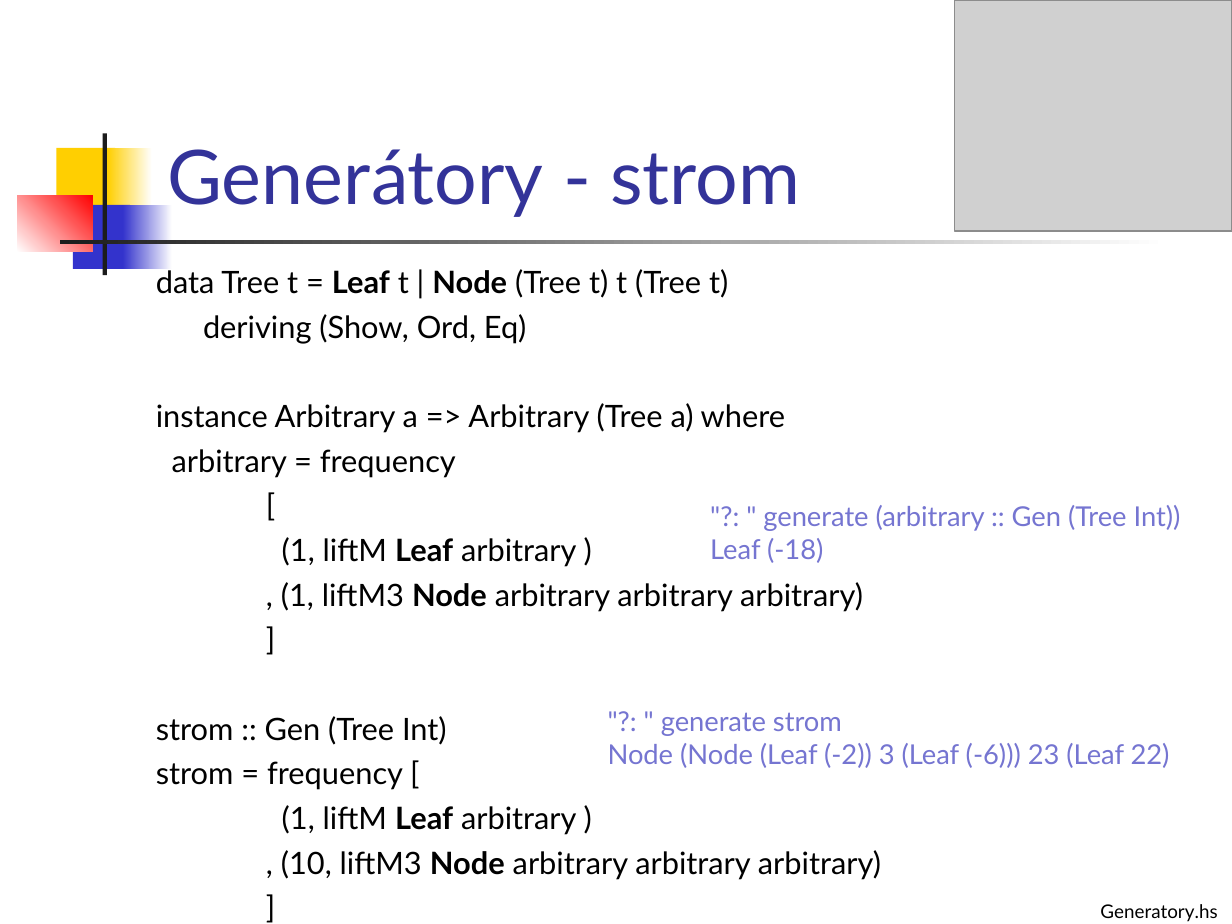
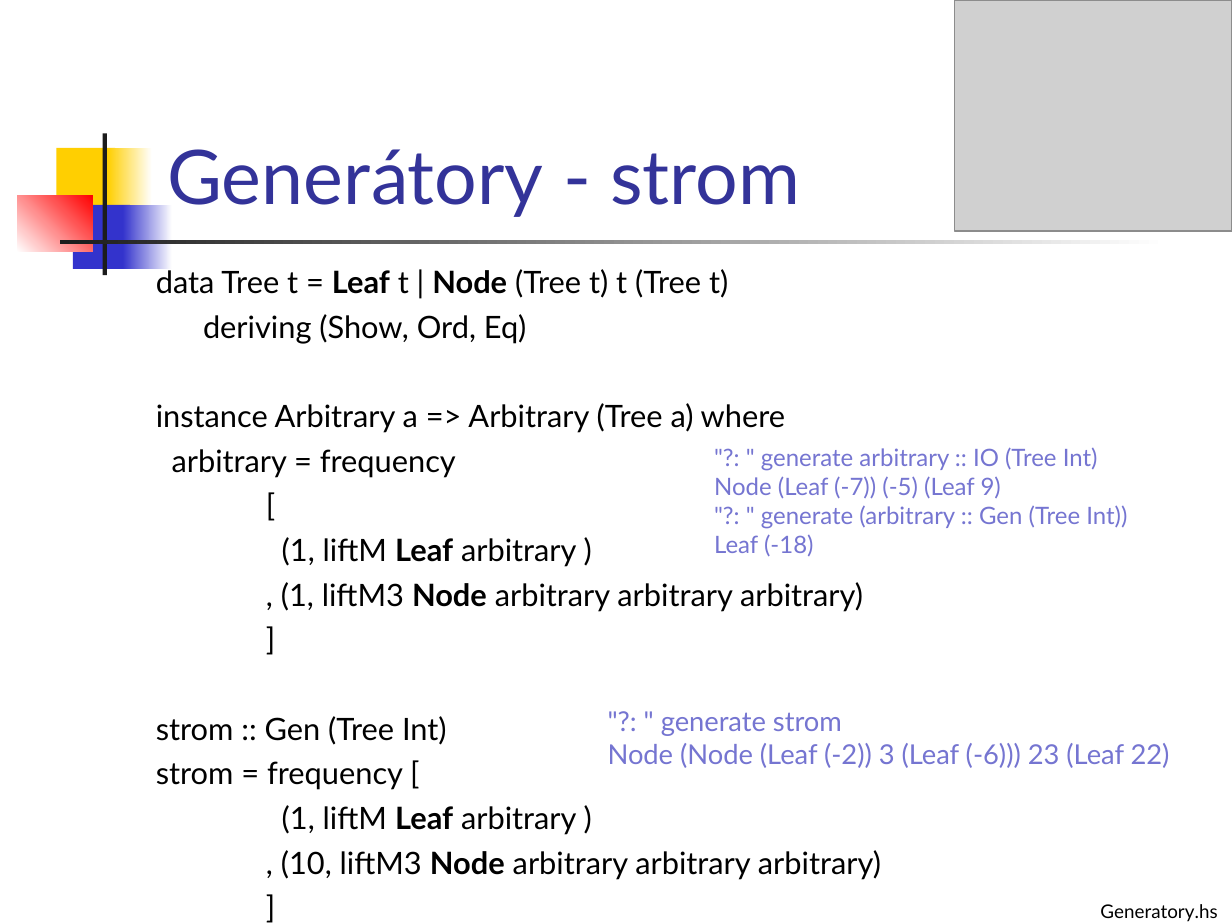
Before and after one commit to Funkcionalne/Prednasky, a slide deck: slide 22 of 03/03_fpro.ppt (slide 12 before the commit). Drawn at 1232x924 pixels with LibreOffice and Linux fonts; fonts in the diff are those of the drawing; grey boxes stand for pictures. Boxes give left, top, right and bottom in pixels: in the first picture for what was removed or moved away, otherwise in the second. Text is boxed around its words. In the diff, an @@ line names an element or a change of style, - is before the commit and + after.

```diff
--- a/03/03_fpro.ppt
+++ b/03/03_fpro.ppt
@@ text ""?: " generate arbitrary :: ...": place and size @@
-text ""?: " generate arbitrary :: ..." at [710, 505, 1181, 563]
+text ""?: " generate arbitrary :: ..." at [714, 447, 1127, 556]
@@ text at [714, 447, 1098, 499]: paragraphs added @@
+"?: " generate arbitrary :: IO (Tree Int)
+Node (Leaf (-7)) (-5) (Leaf 9)
@@ text at [714, 505, 1127, 556]: size 16 to 14 pt in ""?: " generate (arbitrary :: Gen (Tree ...", "Leaf (-18)" @@
```
Also in this commit, not shown: 10 slides added, 2 other files.
